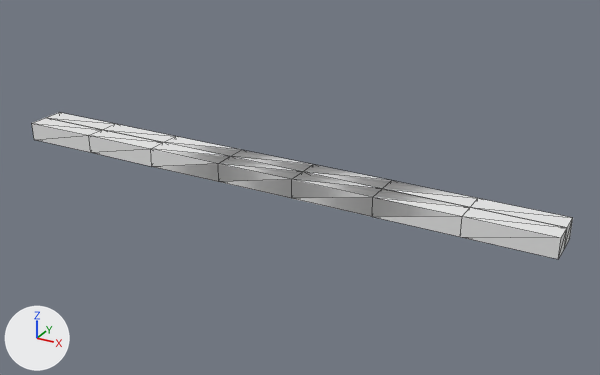
The OBJ model Pac-ManMazeMandness3D/models/LaberintoEgipto/LE19.obj, before and after one commit.
Rendered twice from a 50 mm lens placed at (40.4, -38.2, 33.4), pointed at (3.5, 28.8, -0.1). Every picture has the same lights, and +X, +Y and +Z are marked at lower left. Mesh edges are drawn as thin lines. Where no turn or scale is listed for an object, it has been applied to the vertices.
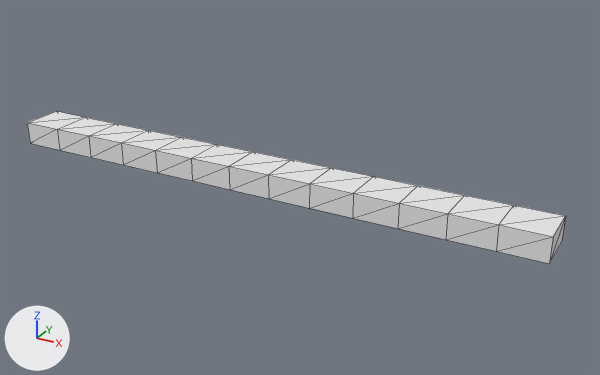
Changed parts and their boxes [x1, y1, x2, y2] in the pictures (600 x 375 px):
'Box027', reshaped
    before: [32, 112, 573, 259]
    after: [27, 111, 566, 264]
part 1 of me_box027, rebuilt
    before: [164, 136, 478, 207]
    after: [27, 111, 566, 264]
part 2 of me_box027, deleted
    before: [32, 112, 573, 259]

The change, as a list of edits to the scene's bpy script:
```text
Change me_box027:
    used by ob_box027; location = (0.0, 0.0, 0.0)
    remove me_box027.from_pydata(...)  # 88 vertices, 168 faces; spans x -29.8..29.7, y 25.9..30.3, z 0.0..2.0
    remove me_box027.materials.append(mat_material__2200)  # white #e7e7e7
    add me_box027.from_pydata(...)  # 56 vertices, 82 faces; spans x -29.2..29.2, y 24.8..29.2, z 0.0..2.5
    me_box027 part 1: the loose piece of 20 vertices spanning x -12.8..21.2, y 28.1..30.3, z 0.0..2.0 is rebuilt with 56 vertices and now spans x -29.2..29.2, y 24.8..29.2, z 0.0..2.5, in mat_material__2201 (white #e7e7e7)
    me_box027 part 2: 7 loose pieces with 68 vertices, spanning x -29.8..29.7, y 25.9..30.3, z 0.0..2.0, are deleted
```
